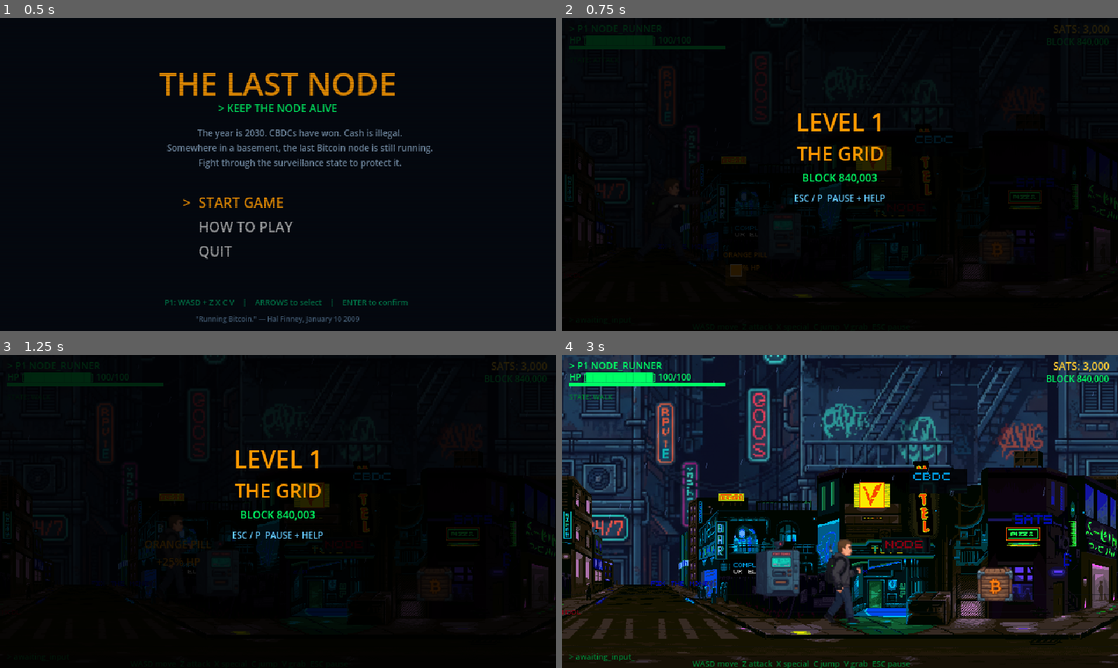
Above: before the commit, frames 1-4 (two rows, left to right).
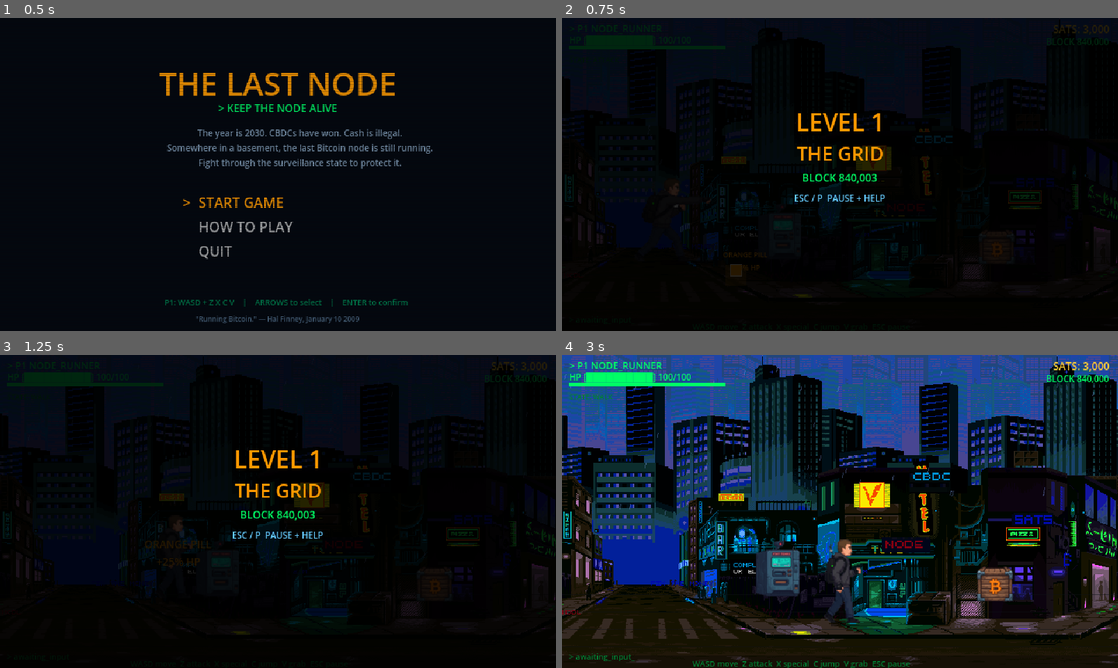
Above: after the commit, the same moments.

Repository: satsdisco/the-last-node-godot
Game: Godot game, scene res://scenes/ui/title_screen.tscn
The game is run twice, just before and just after one commit, with the same random seed, the same clock (stepped at 60 frames per second) and the same inputs.
Inputs (mouse positions are in pixels of both pictures, inside the frame that each line leads up to):
- Up to frame 1 (0.5 s): no input
- Up to frame 2 (0.75 s): tap Enter at 0.5 s; move the mouse to (962, 158) at 0.52 s; hold D (move_right) from 0.53 s (still down); tap Z (attack) at 0.6 s; click (962, 158) at 0.67 s
- Up to frame 3 (1.25 s): keep holding D (move_right); tap C (jump) at 0.77 s
- Up to frame 4 (3 s): move the mouse to (728, 527) at 1.27 s; release D (move_right) at 1.28 s; hold S (move_down) 1.28-2.03 s; tap V (grab) at 1.35 s; tap C (jump) at 1.52 s; tap Space at 2 s; move the mouse to (895, 442) at 2.02 s; hold D (move_right) 2.03-2.78 s; tap X (special) at 2.1 s; move the mouse to (812, 574) at 2.77 s; hold W (move_up) from 2.78 s (still down); tap Enter at 2.85 s; click (812, 574) at 2.92 s

Frame 1 is identical in both runs. In frame 2, 0.3% of the frame differs, in the area x 5-51%, y 12-58%; in frame 3, 0.3%; in frame 4, 39%, in the area x 0-100%, y 0-74%.

Commit message:
Fix background — remove street fill, restore purple skyline
- Removed street_fill layer that was blocking the distant skyscrapers
- Changed sky fill from near-black to purple-blue (0.25, 0.2, 0.45)
  to match synth_back's purple tone — gaps now blend naturally
- Back to 3 clean layers: far skyline, mid silhouettes, foreground street
- The purple/blue distant skyscrapers are visible again

Co-Authored-By: Claude Opus 4.6 (1M context) <noreply@anthropic.com>

Diff:
--- a/scripts/test_arena.gd
+++ b/scripts/test_arena.gd
@@ -14,30 +14,28 @@
 
 func _ready():
 	# === BACKGROUNDS — Synth Cities parallax layers ===
-	# Three layers: far skyline fills full height, mid fills full height,
-	# foreground scales to width and bottom-aligns to street level.
-	# Dark fill behind everything to cover any gaps.
-
-	# Dark sky fill — covers entire background so no blue gaps
+	# Purple sky fill matches synth_back's purple tone.
+	# Far skyline has purple/blue skyscrapers at the top.
+	# Mid buildings add silhouette depth.
+	# Foreground has the detailed street and storefronts.
+
+	# Sky fill — matches the purple of synth_back so gaps blend naturally
 	var sky_fill = ColorRect.new()
-	sky_fill.color = Color(0.02, 0.03, 0.06)  # Near-black dark blue
+	sky_fill.color = Color(0.25, 0.2, 0.45)  # Purple-blue matching synth_back
 	sky_fill.position = Vector2(-200, 0)
 	sky_fill.size = Vector2(LEVEL_WIDTH + 400, 360)
 	sky_fill.z_index = -110
 	add_child(sky_fill)
 
-	# Layer 1: Far skyline (slowest scroll) — fills full height
+	# Layer 1: Far skyline (slowest scroll) — purple skyscrapers at top
 	_add_parallax_layer("res://assets/backgrounds/synth_back.png", -100, 0.15, 0, true)
 
-	# Layer 2: Mid buildings — fills full height
+	# Layer 2: Mid buildings — dark silhouettes, top-aligned so they don't
+	# block the purple skyline below. Only the building tops show.
 	_add_parallax_layer("res://assets/backgrounds/synth_middle.png", -80, 0.35, 0, true)
 
-	# Layer 2.5: Street-level fill — storefronts, alleyways, graffiti
-	# Fills the gap between mid buildings and foreground street
-	_add_parallax_layer("res://assets/backgrounds/street_fill.png", -70, 0.5, 360, false)
-
-	# Layer 3: Foreground buildings — bottom-aligned to screen bottom
-	# Scale by width so the street detail fills the walkable area
+	# Layer 3: Foreground — the detailed street with storefronts, signs, neon
+	# Bottom-aligned so the street lines up with the walkable area
 	_add_parallax_layer("res://assets/backgrounds/synth_foreground_themed.png", -60, 0.6, 360, false)
 
 	# Subtle darkening at the very bottom for street depth
